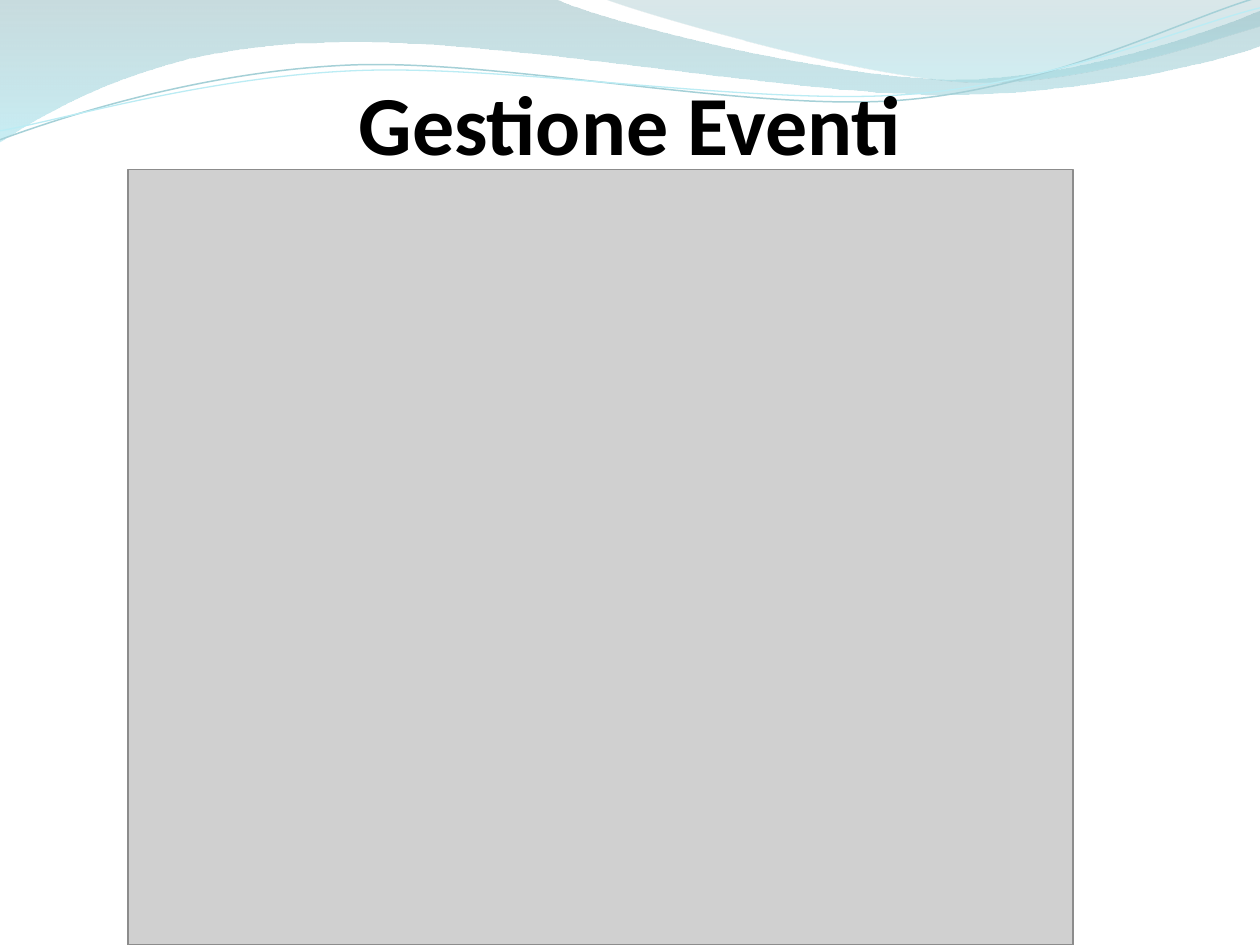
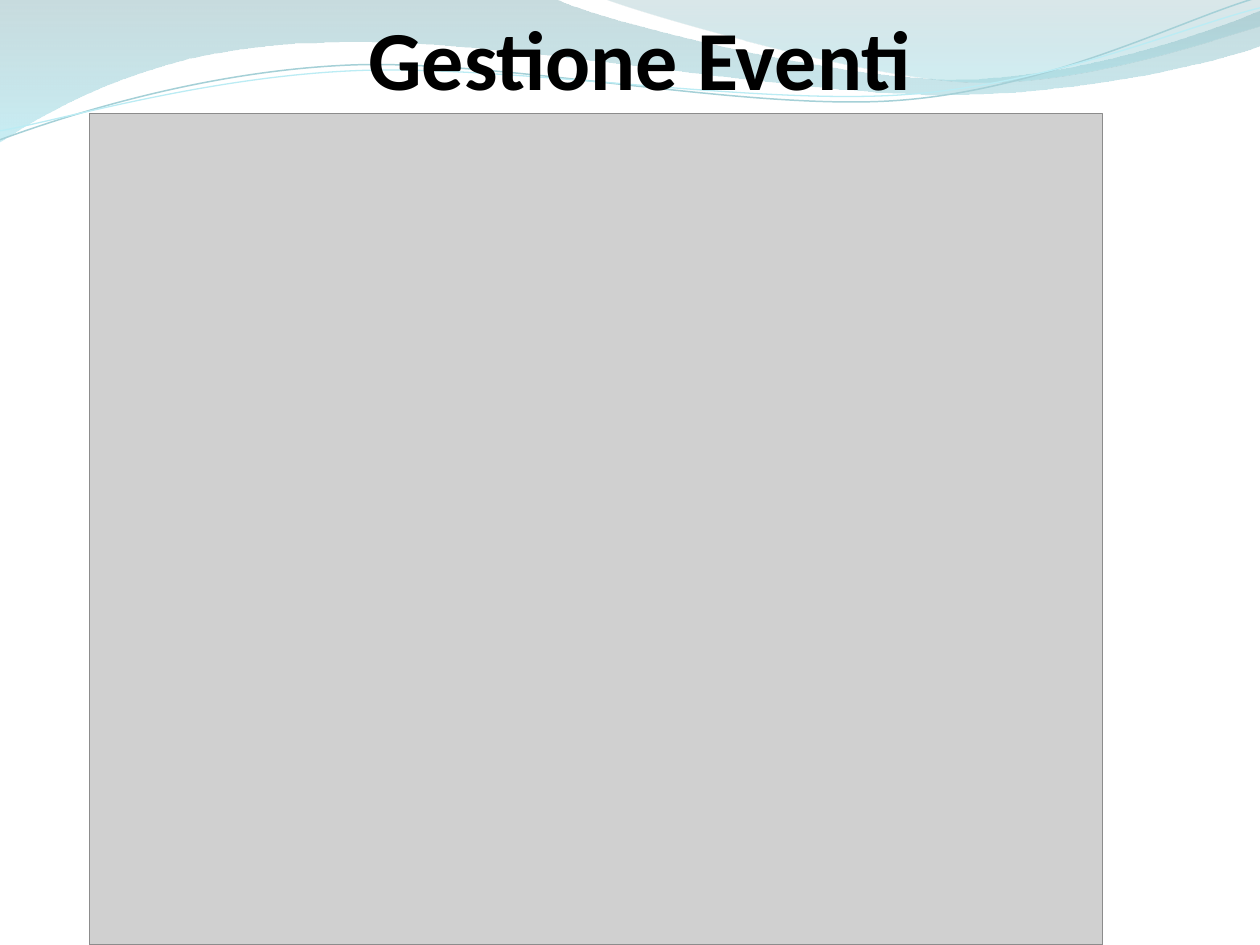
Before and after one commit to ammirate/at-silo, a slide deck: slide 6 of Presentazione/Atsilo2/Luca/Luca_PresentazioneFinale.pptx (slide 7 before the commit). Drawn at 1260x945 pixels with LibreOffice and Linux fonts; fonts in the diff are those of the drawing; grey boxes stand for pictures. Boxes give left, top, right and bottom in pixels: in the first picture for what was removed or moved away, otherwise in the second. Text is boxed around its words. In the diff, an @@ line names an element or a change of style, - is before the commit and + after.

```diff
--- a/Presentazione/Atsilo2/Luca/Luca_PresentazioneFinale.pptx
+++ b/Presentazione/Atsilo2/Luca/Luca_PresentazioneFinale.pptx
@@ text "Gestione Eventi": place and size @@
-text "Gestione Eventi" at [359, 86, 900, 175]
+text "Gestione Eventi" at [368, 20, 910, 109]
@@ picture: place and size @@
-picture at [129, 170, 1074, 945]
+picture at [89, 113, 1102, 945]
```
Also in this commit, not shown: 3 other slides changed, 4 slides added, 5 slides removed.
